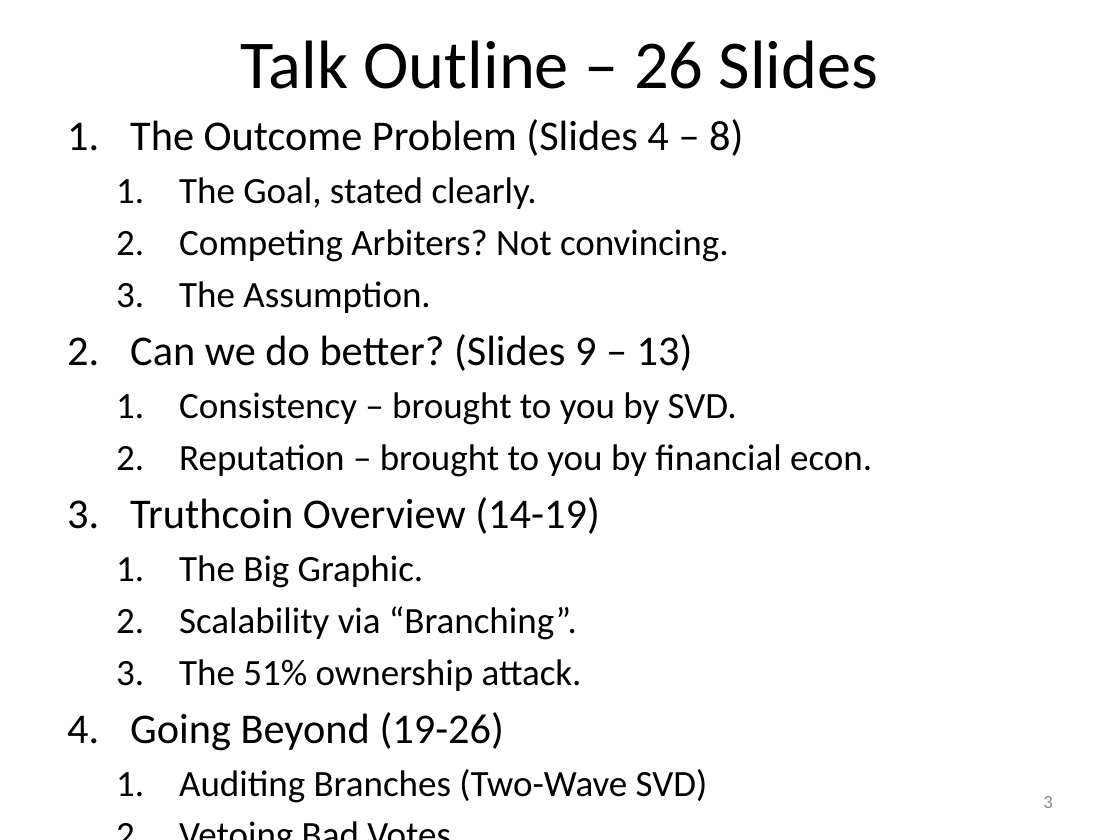
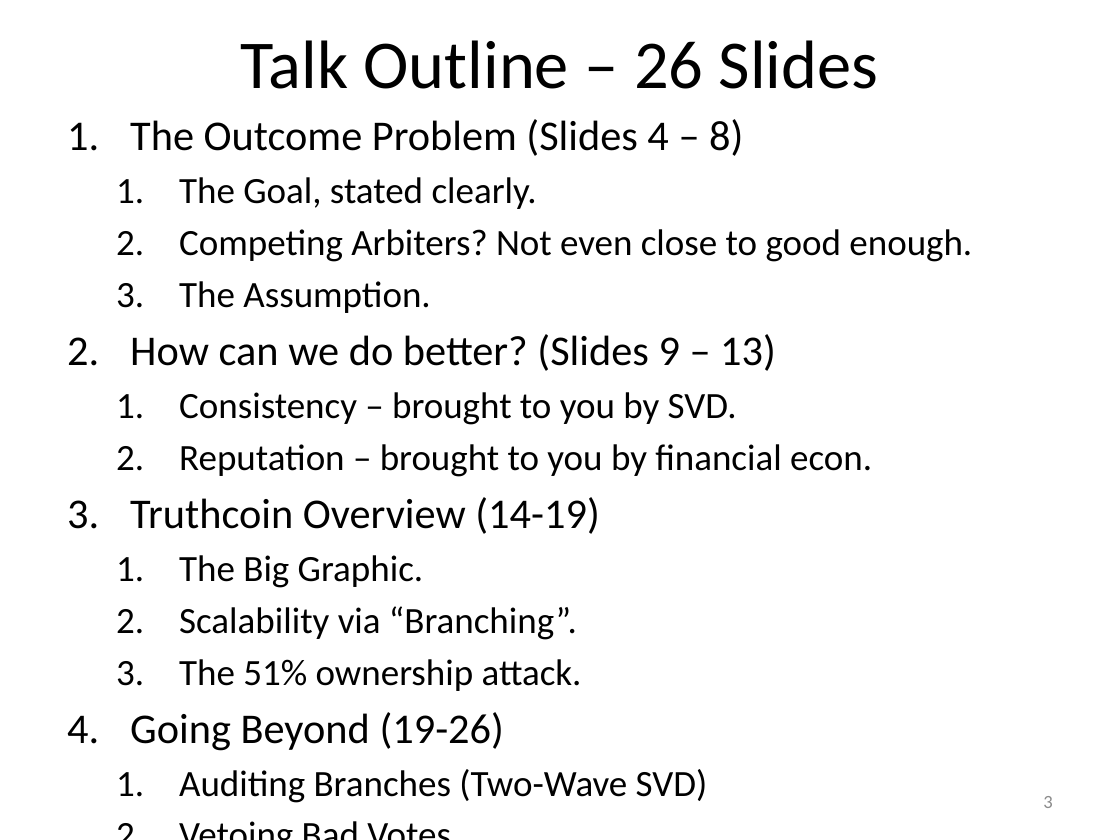
Before and after one commit to truthcoin/www.truthcoin.info, a slide deck: slide 3 of presentations/truthcoin-outcomes.pptx. Drawn at 1120x840 pixels with LibreOffice and Linux fonts; fonts in the diff are those of the drawing. Boxes give left, top, right and bottom in pixels: in the first picture for what was removed or moved away, otherwise in the second. Text is boxed around its words. In the diff, an @@ line names an element or a change of style, - is before the commit and + after.

```diff
--- a/presentations/truthcoin-outcomes.pptx
+++ b/presentations/truthcoin-outcomes.pptx
@@ text at box(179, 229, 972, 262): text changed @@
-  2. Competing Arbiters? Not convincing.
+  2. Competing Arbiters? Not even close to good enough.
@@ text at box(130, 334, 776, 371): text changed @@
-2. Can we do better? (Slides 9 – 13)
+2. How can we do better? (Slides 9 – 13)
```
Also in this commit, not shown: 12 other slides changed, 1 slide added, 5 other files.
